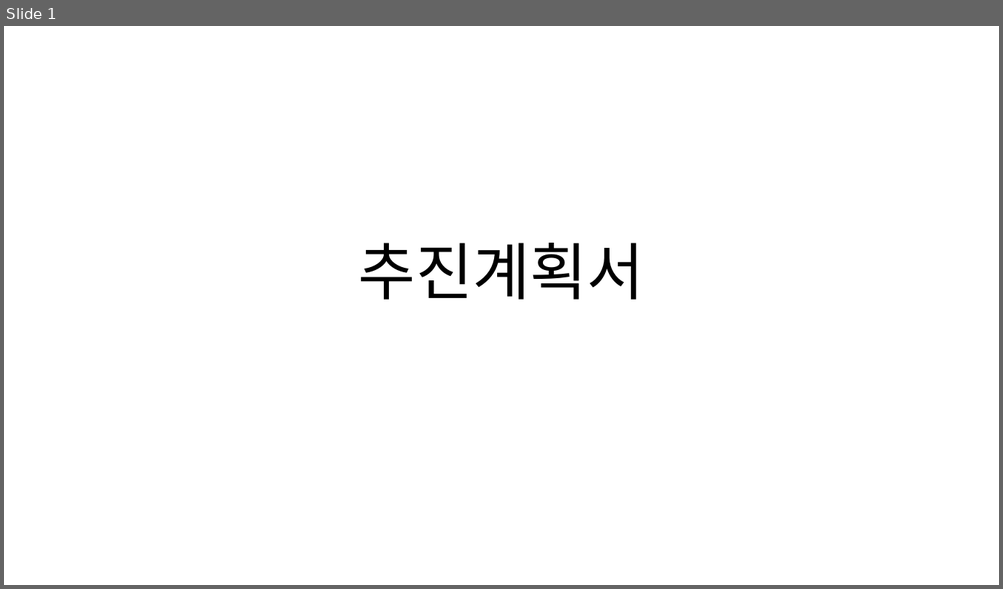
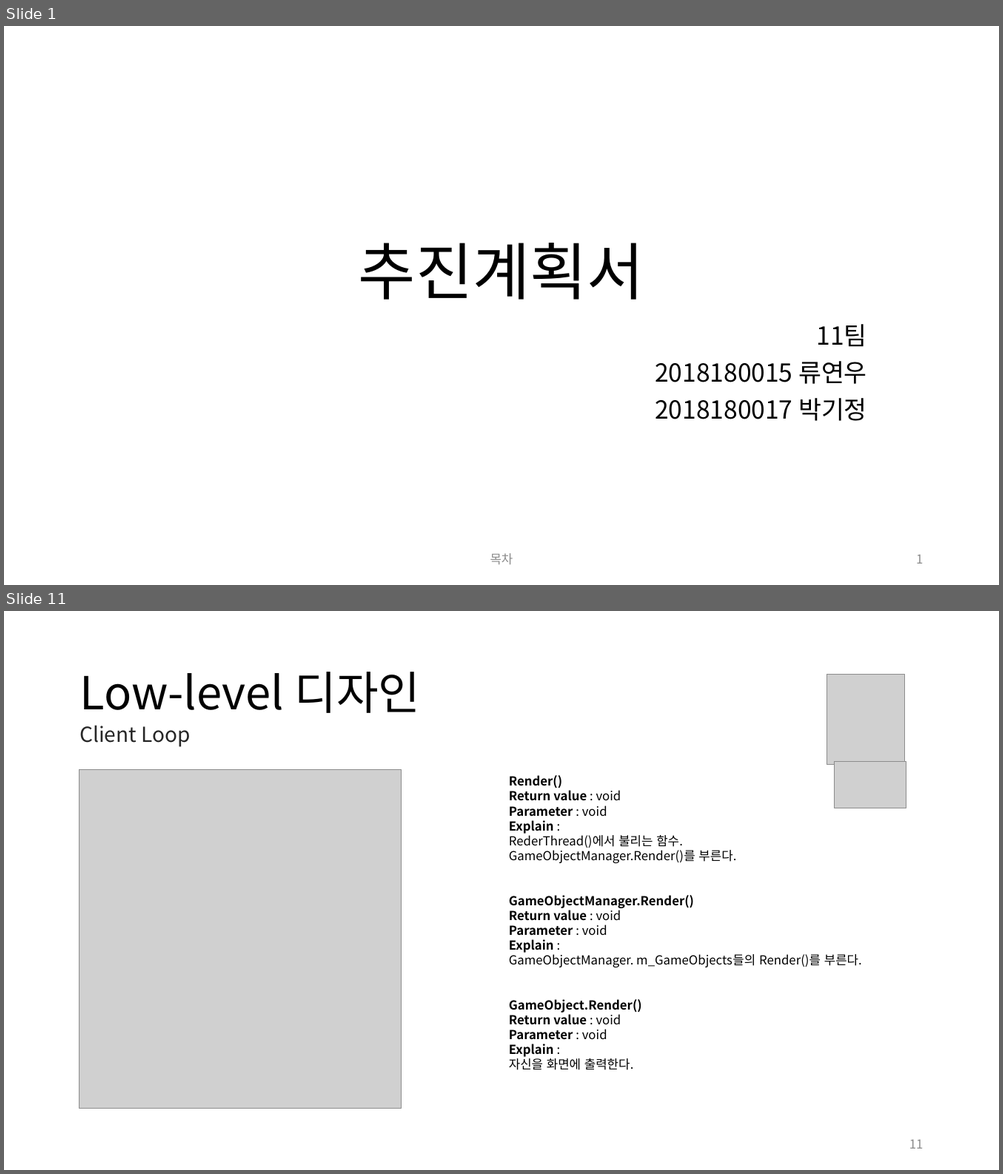
Before and after one commit to andy3790/NGP_Project, a slide deck: Doc/추진 계획서.pptx. Shown one above the other, each under a label of ours: slide 1 before the commit, slides 1 and 11 after it; the slides between them are not shown. The pictures are 1003x589 and 1003x1174 pixels, drawn with LibreOffice and Linux fonts; fonts in the diff are those of the drawing; grey boxes stand for pictures. Boxes give left, top, right and bottom in pixels: in the first picture for what was removed or moved away, otherwise in the second. Text is boxed around its words. In the diff, an @@ line names an element or a change of style, - is before the commit and + after.

```diff
--- a/Doc/추진 계획서.pptx
+++ b/Doc/추진 계획서.pptx
@@ slide 11 added at <box>4,611,999,1170</box>, background #FFFFFF @@
@@ title added at <box>79,672,420,713</box>, 44 pt, text #000000 @@
+Low-level 디자인
@@ picture added at <box>827,675,905,765</box> @@
@@ text added at <box>79,725,190,747</box>, 20 pt, text #262626 @@
+Client Loop
@@ picture added at <box>834,762,905,808</box> @@
@@ picture added at <box>79,770,401,1108</box> @@
@@ text added at <box>509,775,862,1071</box>, 12 pt, text #000000 @@
+Render()
+Return value : void
+Parameter : void
+Explain :
+RederThread()에서 불리는 함수.
+GameObjectManager.Render()를 부른다.
+GameObjectManager.Render()
+Return value : void
+Parameter : void
+Explain :
+GameObjectManager. m_GameObjects들의 Render()를 부른다.
+GameObject.Render()
+Return value : void
+Parameter : void
+Explain :
+자신을 화면에 출력한다.
@@ page number added at <box>909,1140,923,1149</box>, 12 pt, text #8C8C8C @@
+11
@@ slide 1 changed as well @@
@@ subtitle added at <box>654,324,867,421</box>, 24 pt, text #000000 @@
+11팀
+2018180015 류연우
+2018180017 박기정
@@ text added at <box>490,554,513,565</box>, 12 pt, text #8C8C8C @@
+목차
@@ page number added at <box>916,555,922,564</box>, 12 pt, text #8C8C8C @@
+1
```
Also in this commit, not shown: 6 other slides changed, 15 other slides added, 5 slides removed.
